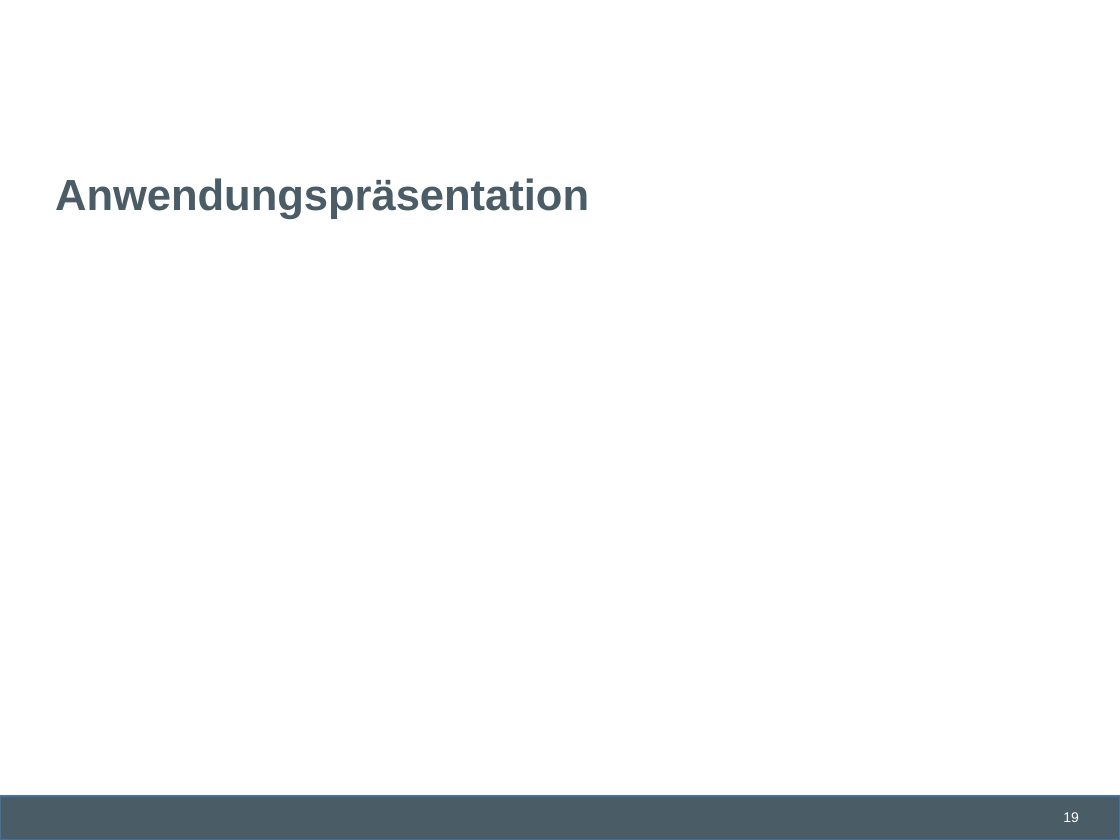
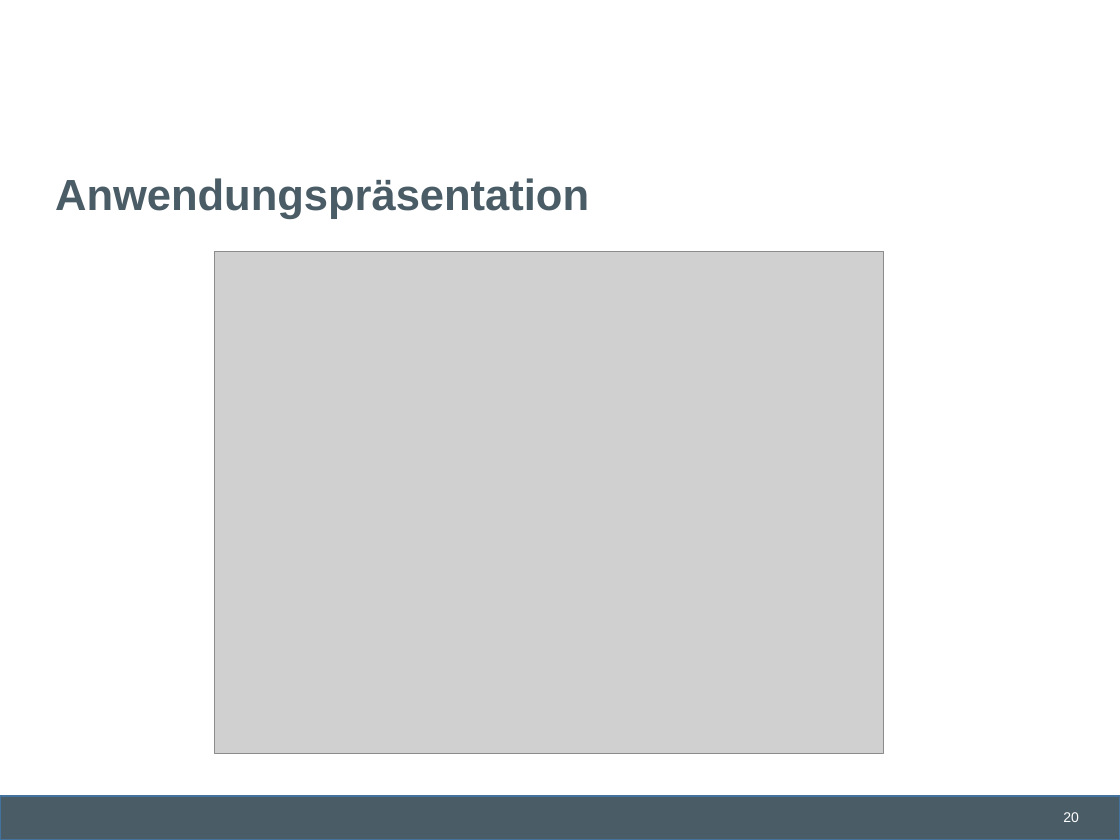
Before and after one commit to lschmischke/ADAChat, a slide deck: slide 20 of documentation/Ada Chat.pptx (slide 19 before the commit). Drawn at 1120x840 pixels with LibreOffice and Linux fonts; fonts in the diff are those of the drawing; grey boxes stand for pictures; background and template pictures are left out. Boxes give left, top, right and bottom in pixels: in the first picture for what was removed or moved away, otherwise in the second. Text is boxed around its words. In the diff, an @@ line names an element or a change of style, - is before the commit and + after.

```diff
--- a/documentation/Ada Chat.pptx
+++ b/documentation/Ada Chat.pptx
@@ picture added at (214, 251, 884, 753) @@
@@ page number at (1063, 812, 1079, 822): text changed @@
-19
+20
```
Also in this commit, not shown: 21 other slides changed, 4 slides added, 1 slide removed.
